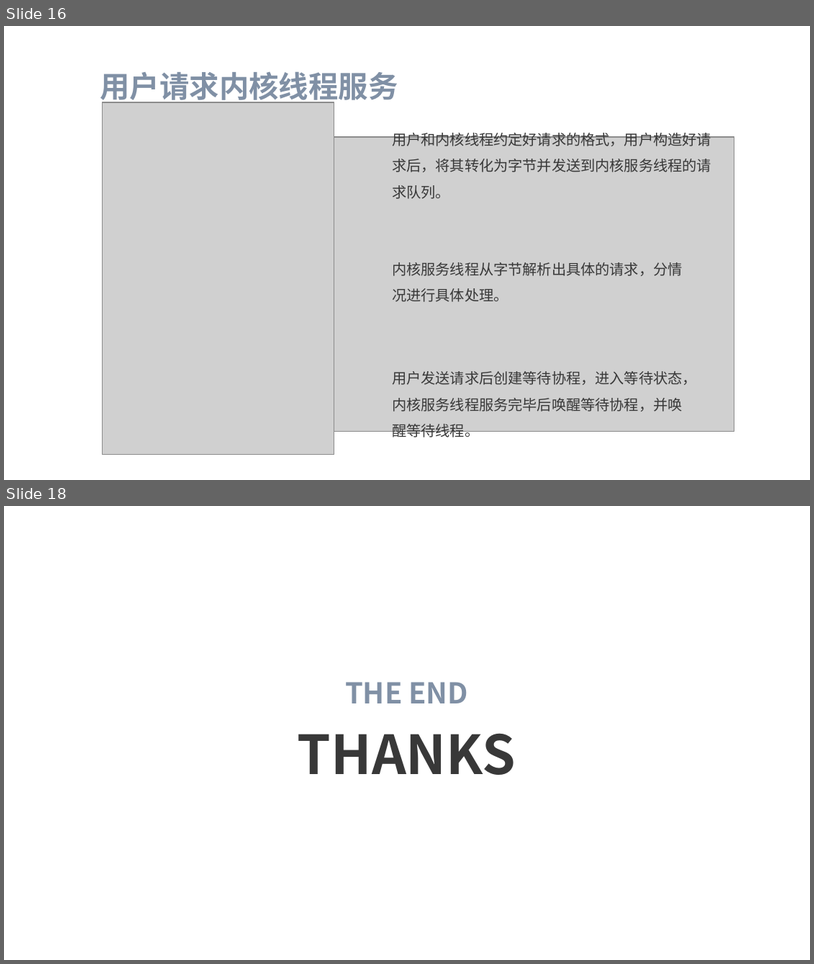
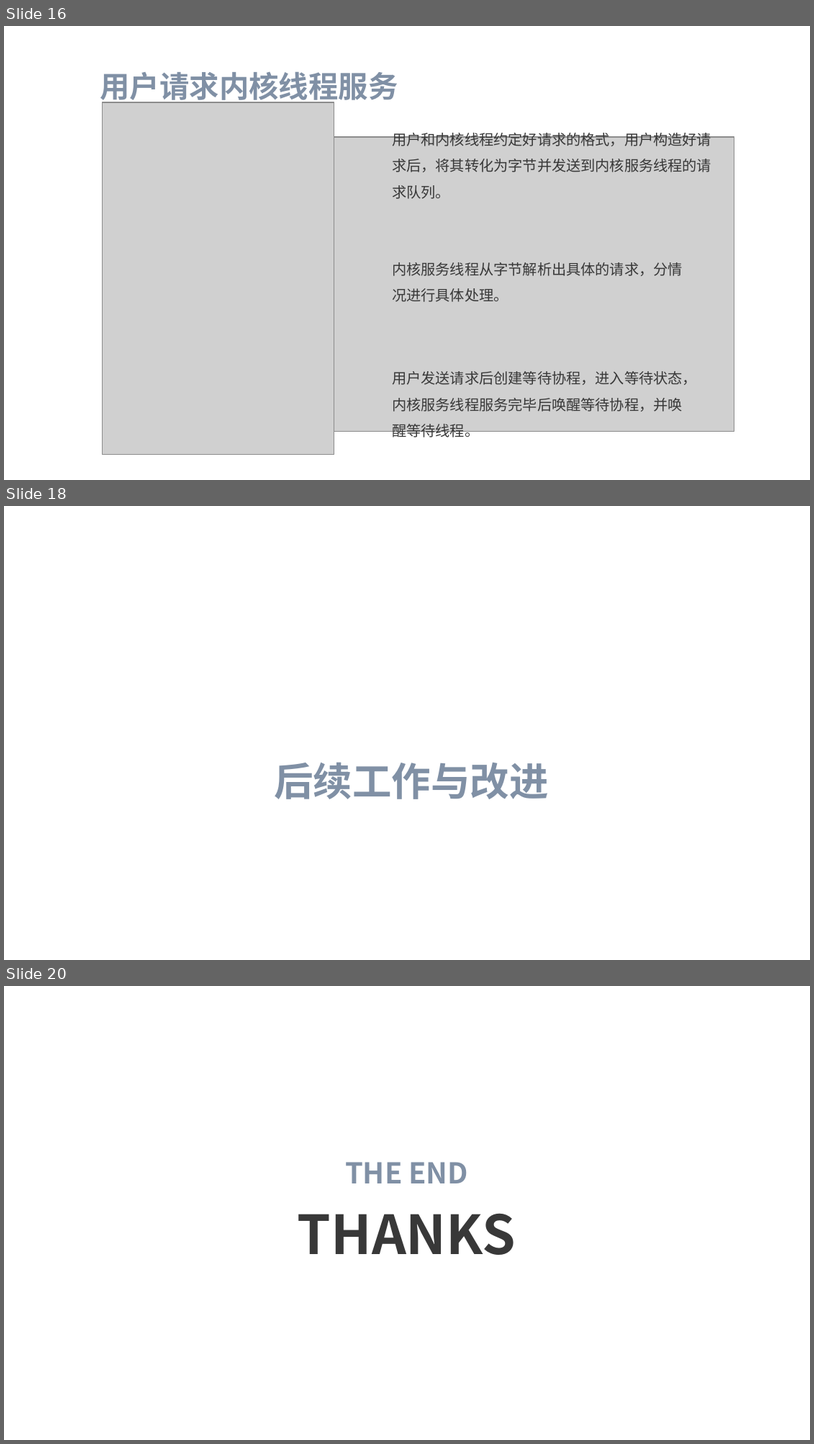
Before and after one commit to flying-rind/mini-Rust-os, a slide deck: tutorial/Mini-Rust-OS.pptx. Shown one above the other, each under a label of ours: slides 16 and 18 before the commit, slides 16, 18 and 20 after it; the slides between them are not shown. The pictures are 814x964 and 814x1444 pixels, drawn with LibreOffice and Linux fonts; fonts in the diff are those of the drawing; grey boxes stand for pictures; background and template pictures are left out. Boxes give left, top, right and bottom in pixels: in the first picture for what was removed or moved away, otherwise in the second. Text is boxed around its words. In the diff, an @@ line names an element or a change of style, - is before the commit and + after.

```diff
--- a/tutorial/Mini-Rust-OS.pptx
+++ b/tutorial/Mini-Rust-OS.pptx
@@ slide 18 added at box(4, 506, 810, 960), background picture (left out) @@
@@ text added at box(373, 641, 442, 712), 41 pt, text #FFFFFF, bold @@
+05
@@ text added at box(274, 762, 548, 799), 35 pt, text #8090A5, bold @@
+后续工作与改进
@@ what was slide 18 is now slide 20 @@
```
Also in this commit, not shown: 5 slides changed, 1 other slide added, 2 other files.
